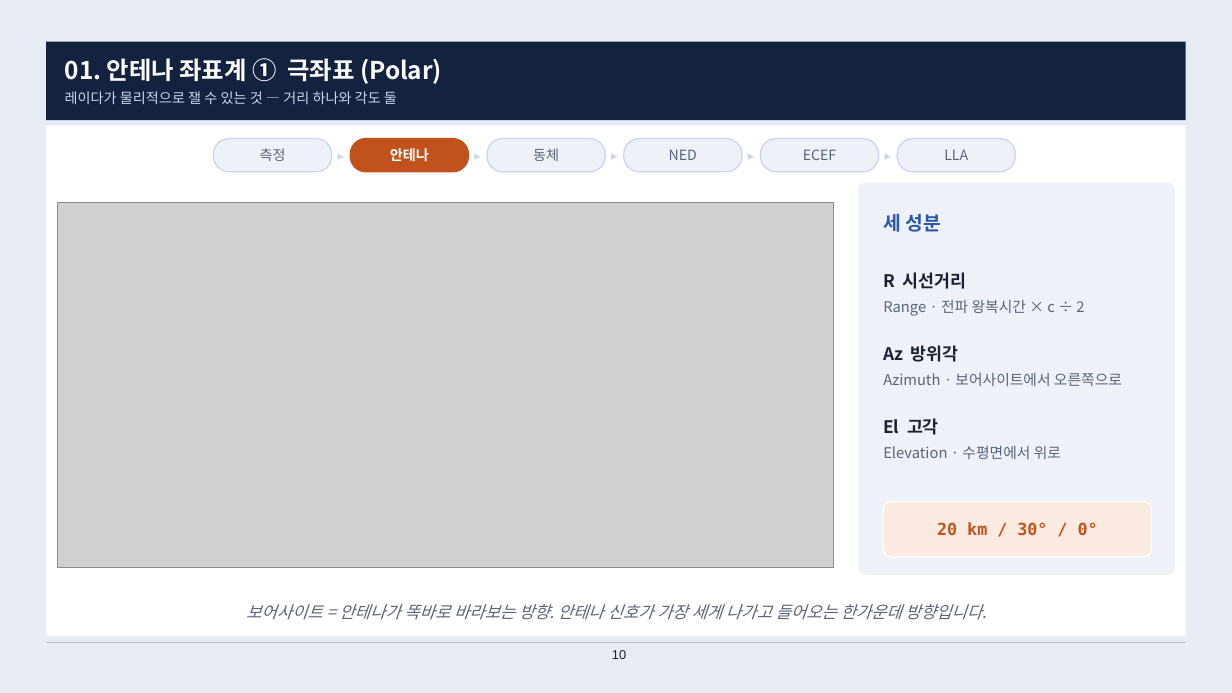
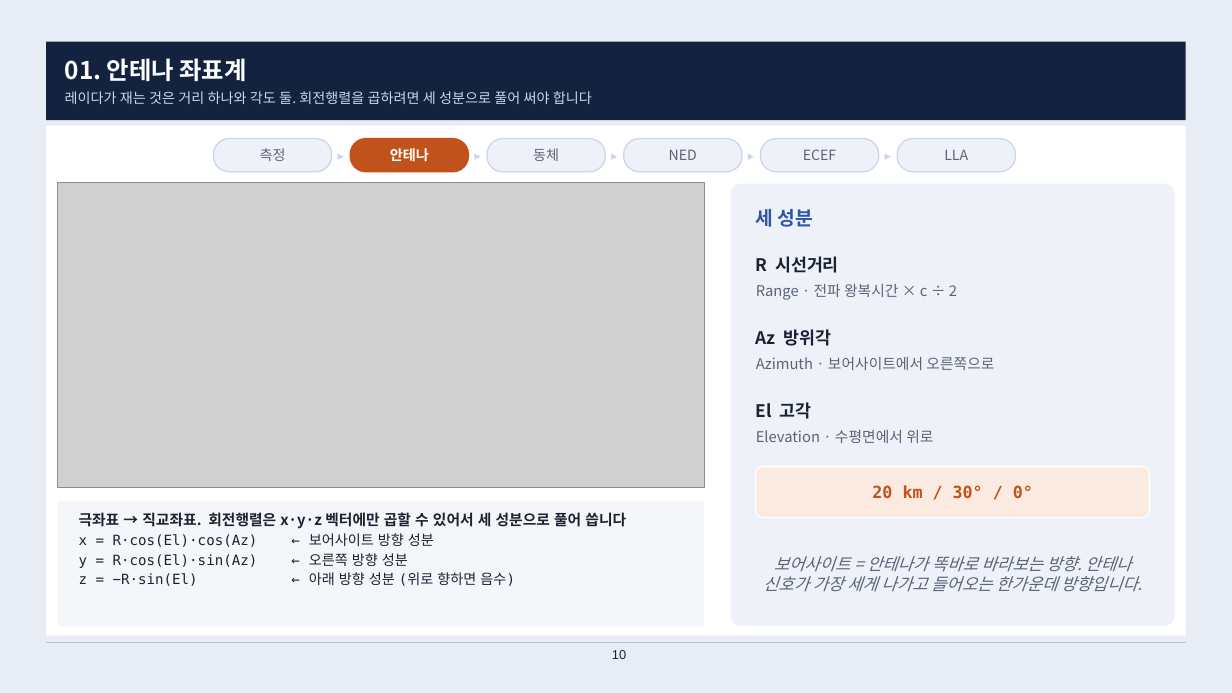
Before and after one commit to harley-hwan/IpcProc, a slide deck: slide 10 of Part2_CoordFrames/ref/산출물/Chapter2_coordinate_systems.pptx. Drawn at 1232x693 pixels with LibreOffice and Linux fonts; fonts in the diff are those of the drawing; grey boxes stand for pictures. Boxes give left, top, right and bottom in pixels: in the first picture for what was removed or moved away, otherwise in the second. Text is boxed around its words. In the diff, an @@ line names an element or a change of style, - is before the commit and + after.

```diff
--- a/Part2_CoordFrames/ref/산출물/Chapter2_coordinate_systems.pptx
+++ b/Part2_CoordFrames/ref/산출물/Chapter2_coordinate_systems.pptx
@@ text at bbox=[65, 58, 592, 104]: text changed @@
-01. 안테나 좌표계 ① 극좌표 (Polar)
-레이다가 물리적으로 잴 수 있는 것 — 거리 하나와 각도 둘
+01. 안테나 좌표계
+레이다가 재는 것은 거리 하나와 각도 둘. 회전행렬을 곱하려면 세 성분으로 풀어 써야 합니다
@@ picture: place and size @@
-picture at bbox=[57, 202, 834, 567]
+picture at bbox=[57, 183, 704, 487]
@@ rounded rectangle: place and size @@
-rounded rectangle at bbox=[858, 182, 1176, 576]
+rounded rectangle at bbox=[730, 183, 1176, 627]
@@ text "세 성분": place and size @@
-text "세 성분" at bbox=[883, 214, 940, 232]
+text "세 성분" at bbox=[756, 209, 813, 227]
@@ text "R 시선거리": place and size @@
-text "R 시선거리" at bbox=[883, 272, 1122, 459]
+text "R 시선거리" at bbox=[756, 256, 994, 443]
@@ text "20 km / 30° / ...": place and size @@
-text "20 km / 30° / ..." at bbox=[937, 522, 1098, 536]
+text "20 km / 30° / ..." at bbox=[872, 485, 1033, 499]
@@ rounded rectangle: place and size @@
-rounded rectangle at bbox=[884, 502, 1152, 557]
+rounded rectangle at bbox=[756, 467, 1150, 518]
@@ rounded rectangle added at bbox=[57, 501, 704, 627], fill #F4F6FA @@
@@ text added at bbox=[79, 512, 626, 586], 11 pt, text #1A2233 @@
+극좌표 → 직교좌표. 회전행렬은 x·y·z 벡터에만 곱할 수 있어서 세 성분으로 풀어 씁니다
+x = R·cos(El)·cos(Az) ← 보어사이트 방향 성분
+y = R·cos(El)·sin(Az) ← 오른쪽 방향 성분
+z = −R·sin(El) ← 아래 방향 성분 (위로 향하면 음수)
@@ text "보어사이트 = 안테나가 똑바로 바라보는 ..." rewrapped from bbox=[246, 604, 986, 620] to bbox=[763, 556, 1142, 592] @@
```
Also in this commit, not shown: 20 other slides changed, 4 slides added, 9 slides removed, 4 other files.
